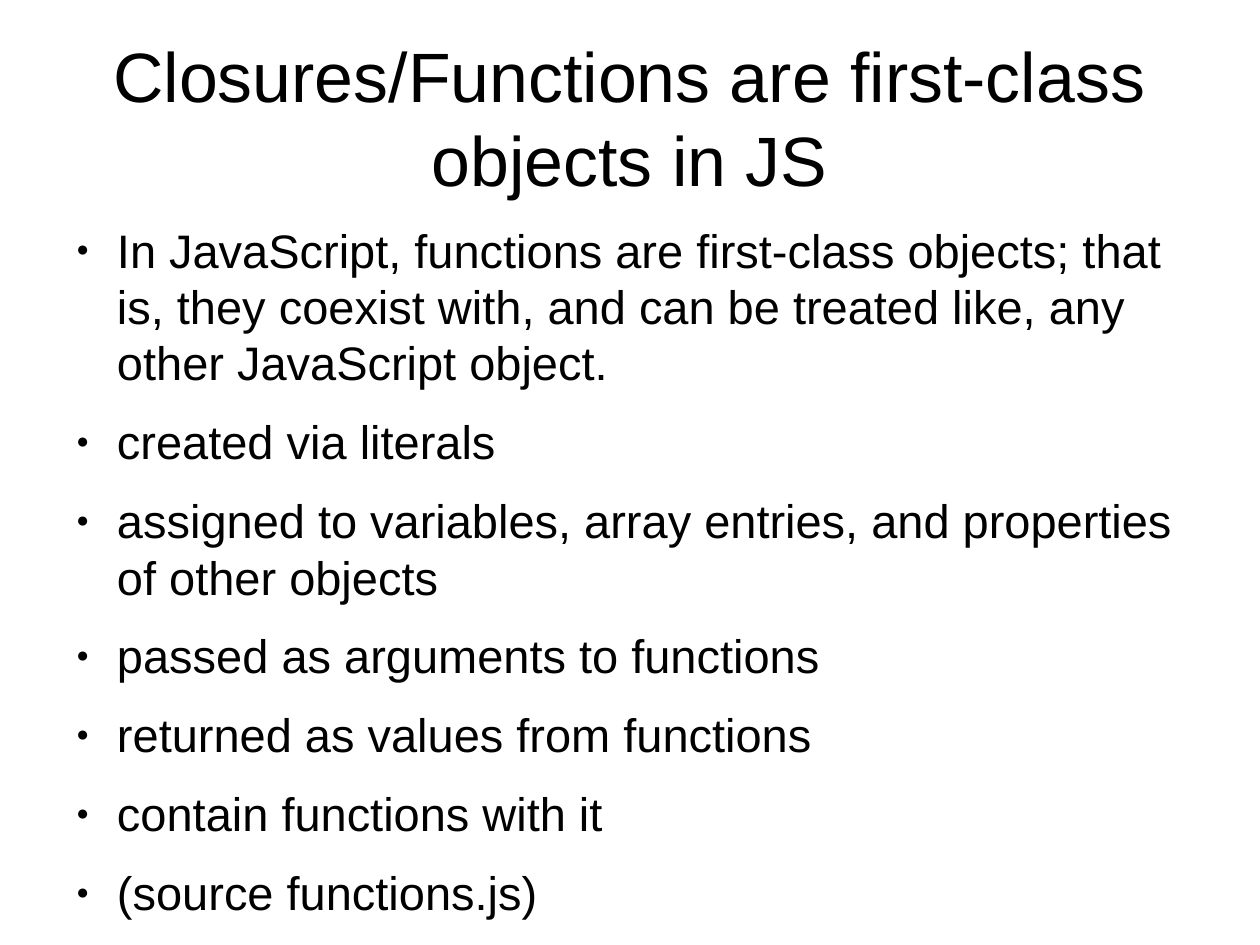
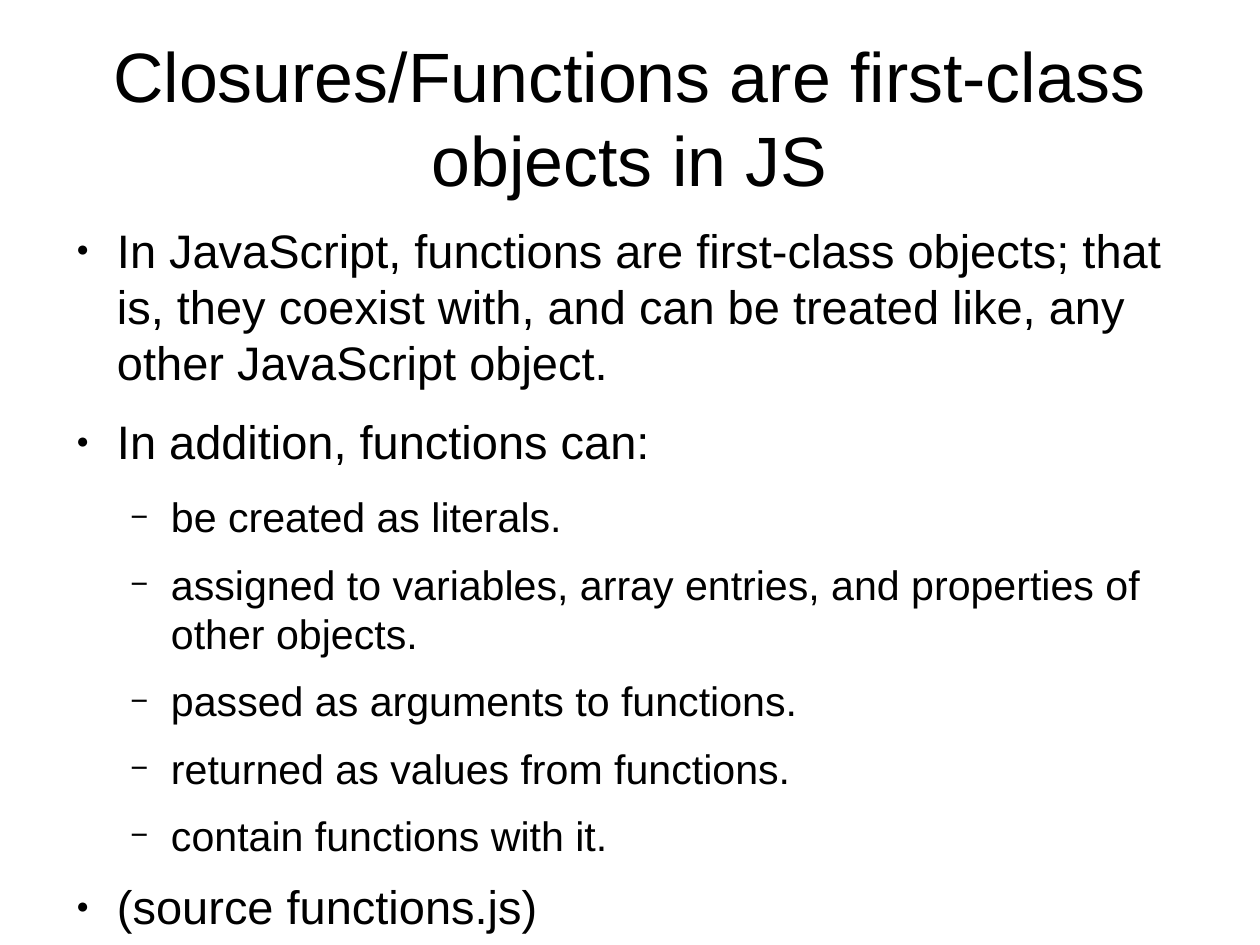
Before and after one commit to tomafc330/presentations, a slide deck: slide 3 of advanced-javascript/presentation.odp. Drawn at 1260x945 pixels with LibreOffice and Linux fonts; fonts in the diff are those of the drawing. Boxes give left, top, right and bottom in pixels: in the first picture for what was removed or moved away, otherwise in the second. Text is boxed around its words. In the diff, an @@ line names an element or a change of style, - is before the commit and + after.

```diff
--- a/advanced-javascript/presentation.odp
+++ b/advanced-javascript/presentation.odp
@@ text at [117, 425, 1139, 852]: text changed; size 29.6 to 25.9 pt @@
-● created via literals
-● assigned to variables, array entries, and properties of other objects
-● passed as arguments to functions
-● returned as values from functions
-● contain functions with it
+● In addition, functions can:
+  − be created as literals.
+  − assigned to variables, array entries, and properties of other objects.
+  − passed as arguments to functions.
+  − returned as values from functions.
+  − contain functions with it.
```
Also in this commit, not shown: 8 other slides changed, 8 other files.
